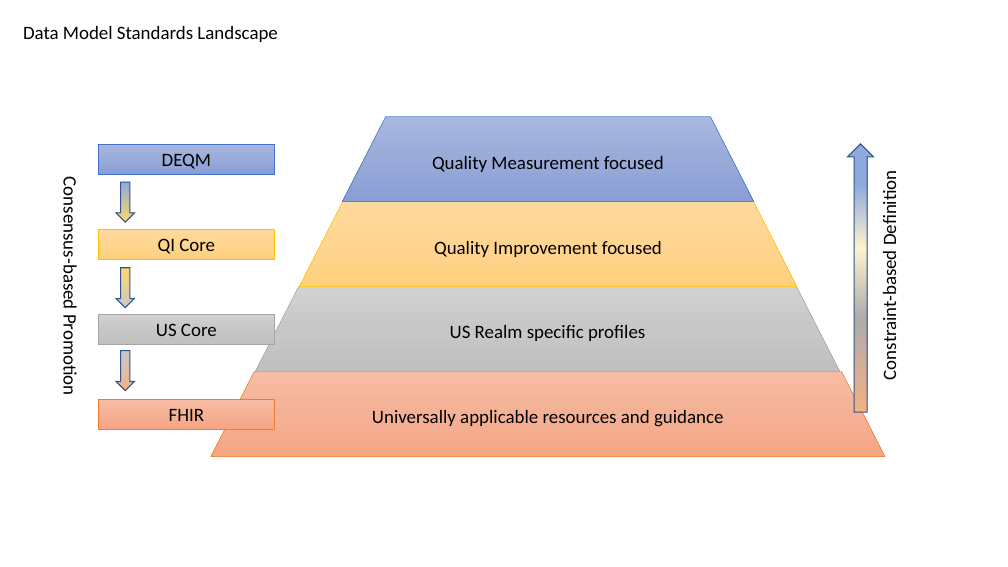
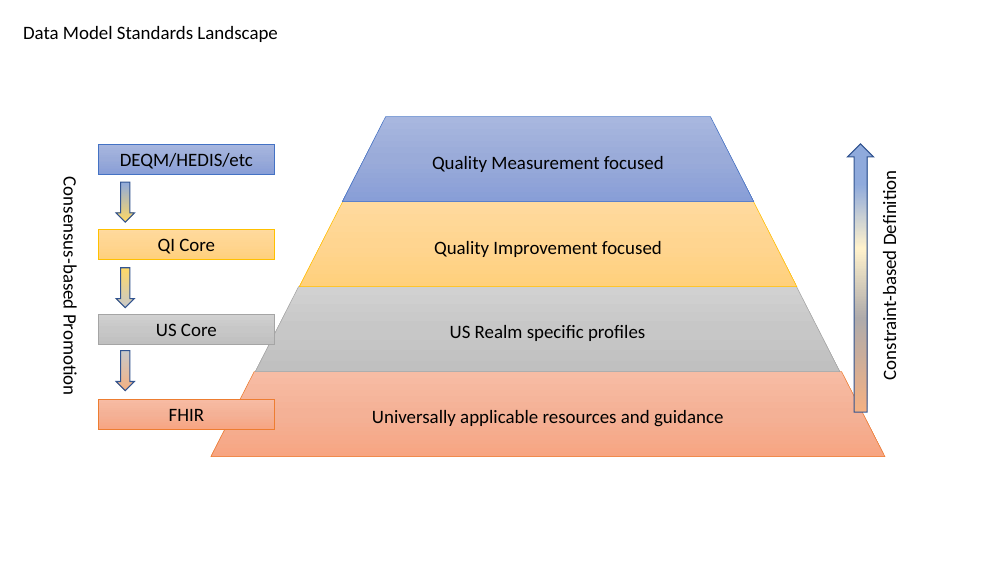
Before and after one commit to HL7/cqf-measures, a slide deck: slide 3 of diagrams/FHIR Measure IG Diagram.pptx. Drawn at 1008x567 pixels with LibreOffice and Linux fonts; fonts in the diff are those of the drawing. Boxes give left, top, right and bottom in pixels: in the first picture for what was removed or moved away, otherwise in the second. Text is boxed around its words. In the diff, an @@ line names an element or a change of style, - is before the commit and + after.

```diff
--- a/diagrams/FHIR Measure IG Diagram.pptx
+++ b/diagrams/FHIR Measure IG Diagram.pptx
@@ text in rectangle at [120, 153, 253, 169]: text changed @@
-DEQM
+DEQM/HEDIS/etc
```
Also in this commit, not shown: 2 other slides changed, 6 other files.
